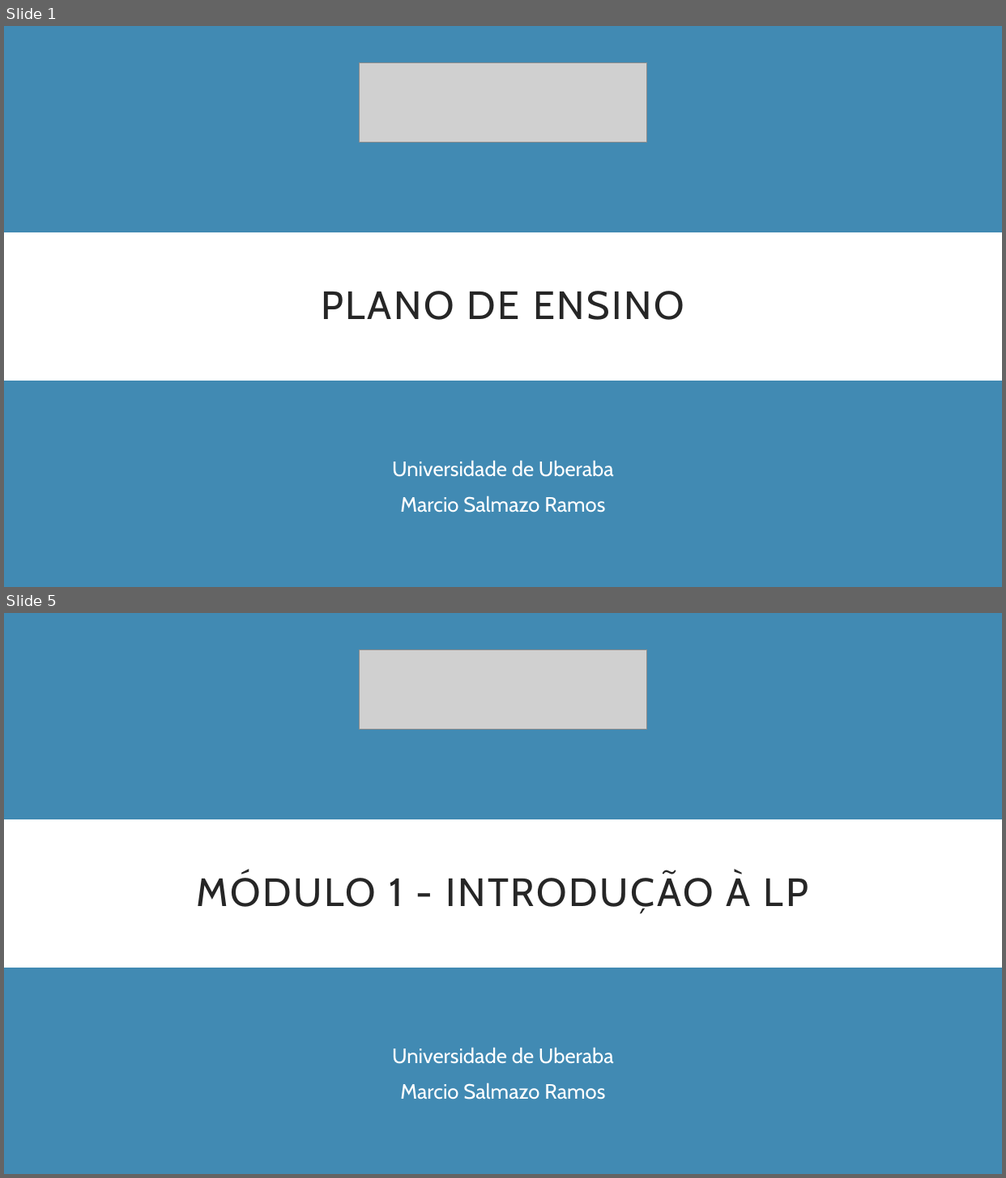
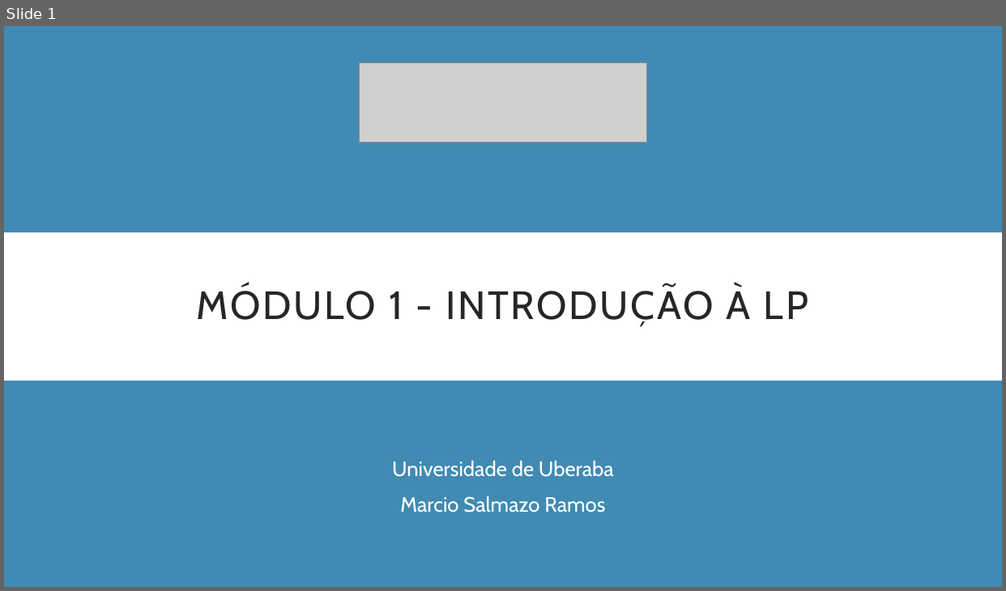
Before and after one commit to Marcio-Salmazo/Aulas, a slide deck: UNIUBE-LP/Teoria_LP.pptx. Shown one above the other, each under a label of ours: slides 1 and 5 before the commit, slide 1 after it; the slides between them are not shown. The pictures are 1006x1178 and 1006x591 pixels, drawn with LibreOffice and Linux fonts; fonts in the diff are those of the drawing; grey boxes stand for pictures. Boxes give left, top, right and bottom in pixels: in the first picture for what was removed or moved away, otherwise in the second. Text is boxed around its words. In the diff, an @@ line names an element or a change of style, - is before the commit and + after.

```diff
--- a/UNIUBE-LP/Teoria_LP.pptx
+++ b/UNIUBE-LP/Teoria_LP.pptx
@@ slide 1 removed at [4,26,1002,587], background #418AB3 @@
@@ picture removed at [359,62,647,142] @@
@@ title removed at [4,233,1002,381] @@
-PLANO DE ENSINO
@@ subtitle removed at [392,460,614,513] @@
-Universidade de Uberaba
-Marcio Salmazo Ramos
@@ what was slide 5 is now slide 1 @@
```
Also in this commit, not shown: 3 other slides removed, 4 other files.
